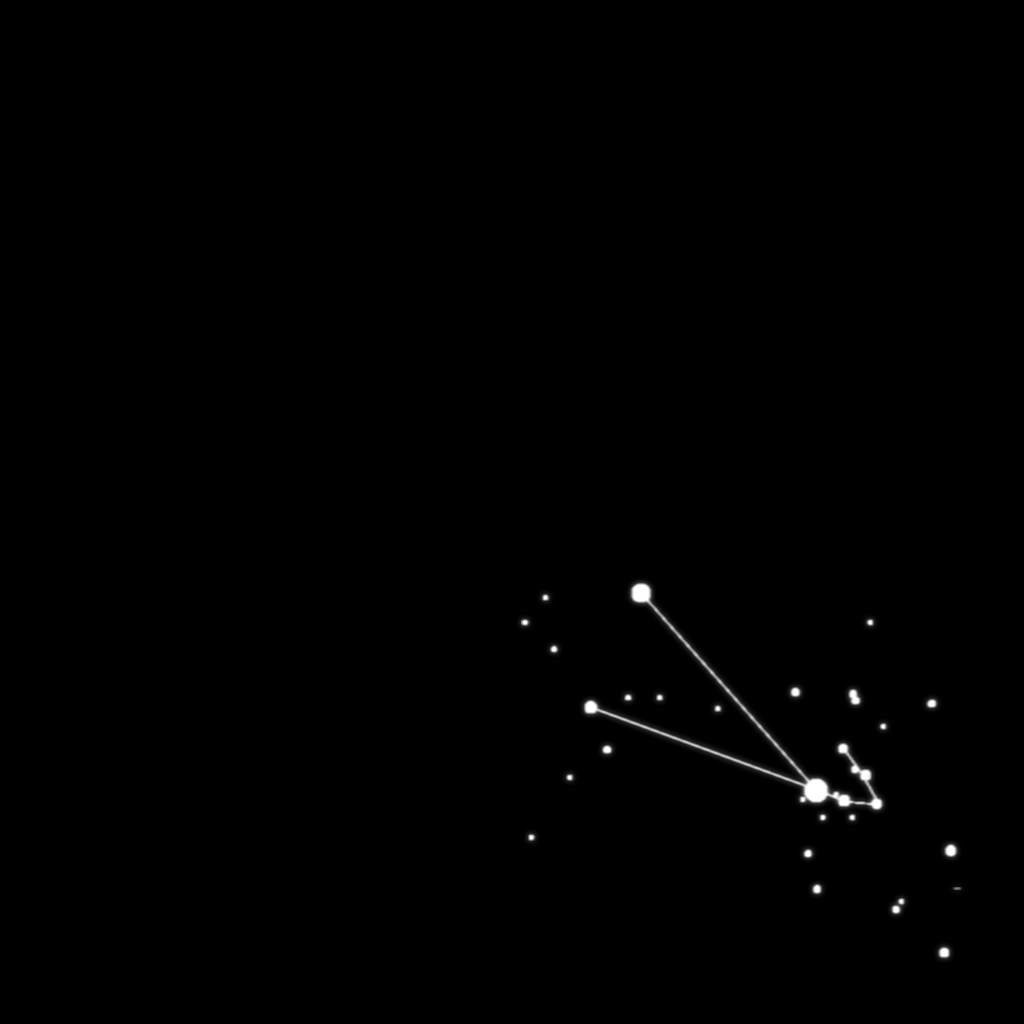
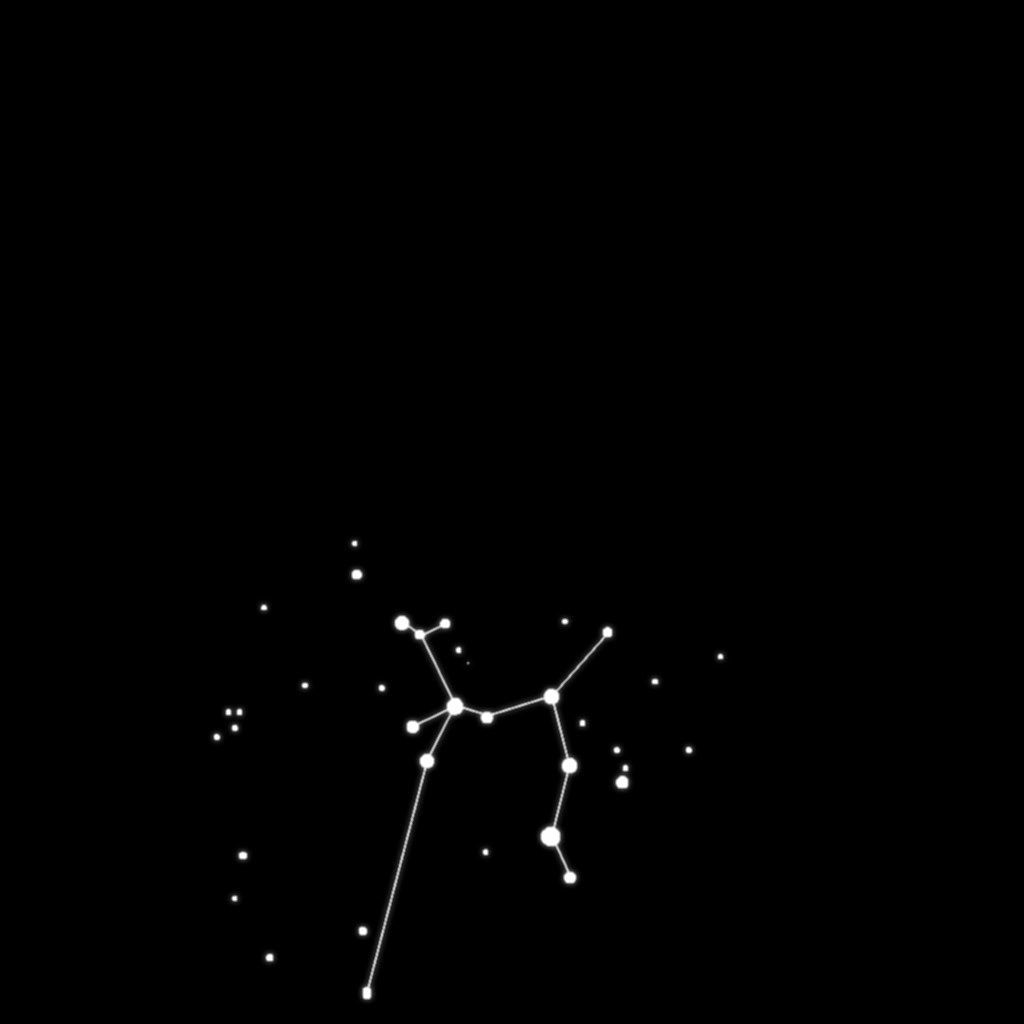
Comparing the layer stacks of the two w=1024, h=1024 images. Changes:
added group "uvs" (1st of 2) with 2 layers above "maps" over [209, 536, 965, 1005]
hid "taurus_map" over [521, 583, 963, 958]
showed "sagitarrius_map" over [213, 540, 724, 1000]
